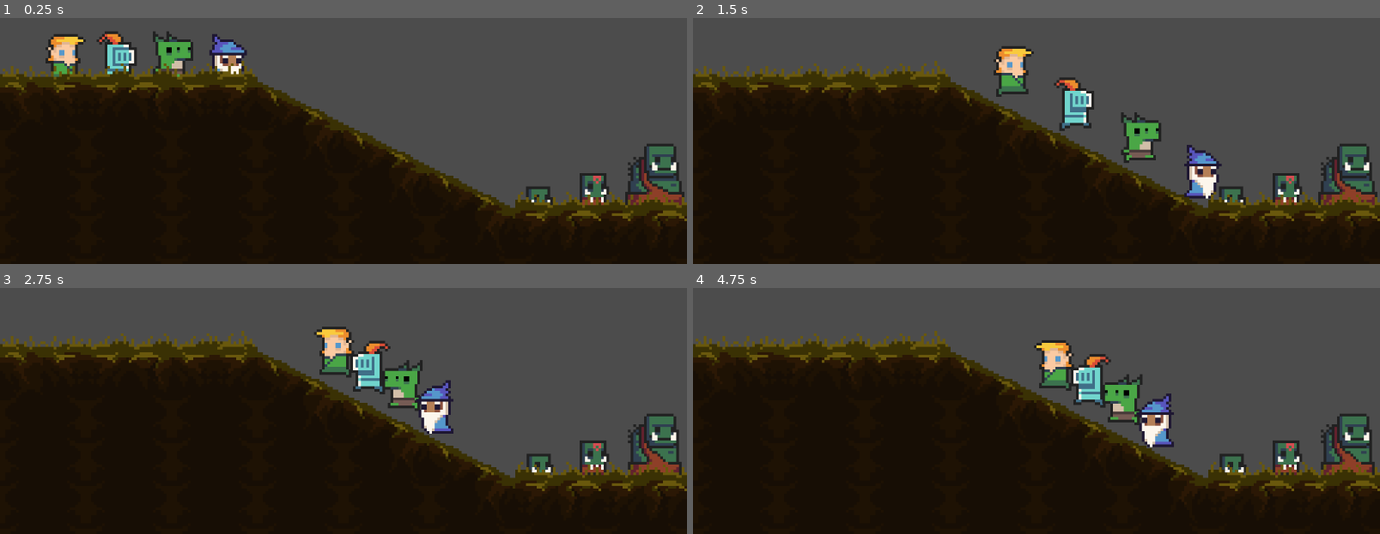
Above: before the commit, frames 1-4 (two rows, left to right).
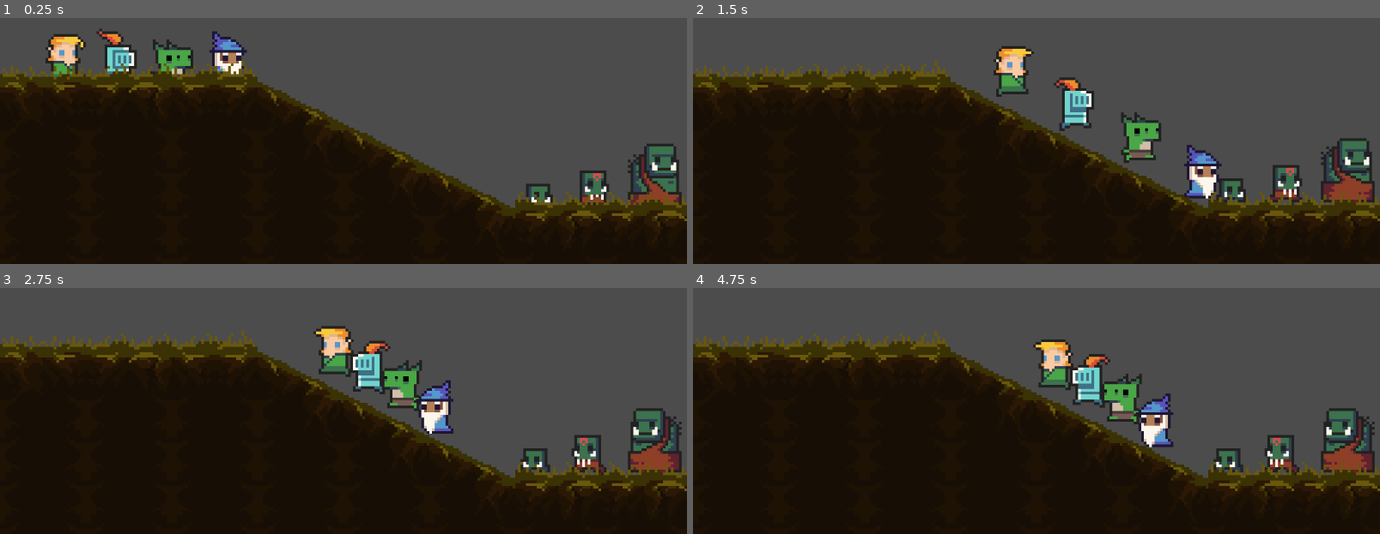
Above: after the commit, the same moments.

Repository: giordanorn/tfgoe
Game: Godot game, scene res://Levels/Test.tscn
The game is run twice, just before and just after one commit, with the same random seed, the same clock (stepped at 60 frames per second) and the same inputs.
Inputs:
- Up to frame 1 (0.25 s): no input
- Up to frame 2 (1.5 s): tap Enter (ui_accept) at 0.5, 0.77 s; hold Right (ui_right) from 0.53 s (still down)
- Up to frame 3 (2.75 s): tap Enter (ui_accept) at 1.52 s; release Right (ui_right) at 2.03 s; hold Left (ui_left) from 2.03 s (still down)
- Up to frame 4 (4.75 s): release Left (ui_left) at 2.78 s; hold Right (ui_right) 2.78-4.28 s; tap Enter (ui_accept) at 3.02, 3.77, 4.52 s; hold Left (ui_left) from 4.28 s (still down)

The runs differ from the first frame. In frame 1, 2.0% of the frame differs, in the area x 11-100%, y 4-77%; in frame 2, 1.9%; in frame 3, 2.7%; in frame 4, 3.2%, in the area x 49-100%, y 20-76%.

Commit message:
Script Character.gd adicionado a todos os personagens

Diff:
--- a/Objects/Foes/Demons/DemonBatedor.tscn
+++ b/Objects/Foes/Demons/DemonBatedor.tscn
@@ -1,6 +1,6 @@
 [gd_scene load_steps=12 format=2]
 
-[ext_resource path="res://Scripts/Mobs/generic_mob_movement.gd" type="Script" id=1]
+[ext_resource path="res://Scripts/Character.gd" type="Script" id=1]
 [ext_resource path="res://Sprites/Characters/Bodies/chort_idle_anim_f0.png" type="Texture" id=2]
 [ext_resource path="res://Sprites/Characters/Bodies/chort_idle_anim_f1.png" type="Texture" id=3]
 [ext_resource path="res://Sprites/Characters/Bodies/chort_idle_anim_f2.png" type="Texture" id=4]
@@ -41,6 +41,6 @@
 [node name="AnimatedSprite" type="AnimatedSprite" parent="."]
 frames = SubResource( 2 )
 animation = "idle"
-frame = 3
+frame = 2
 playing = true
 offset = Vector2( 0, -4 )
--- a/Objects/Foes/Demons/DemonBoss.tscn
+++ b/Objects/Foes/Demons/DemonBoss.tscn
@@ -1,6 +1,6 @@
 [gd_scene load_steps=12 format=2]
 
-[ext_resource path="res://Scripts/Mobs/generic_mob_movement.gd" type="Script" id=1]
+[ext_resource path="res://Scripts/Character.gd" type="Script" id=1]
 [ext_resource path="res://Sprites/Characters/Bodies/big_demon_idle_anim_f0.png" type="Texture" id=2]
 [ext_resource path="res://Sprites/Characters/Bodies/big_demon_idle_anim_f1.png" type="Texture" id=3]
 [ext_resource path="res://Sprites/Characters/Bodies/big_demon_idle_anim_f2.png" type="Texture" id=4]
--- a/Objects/Foes/Demons/DemonPerseguidor.tscn
+++ b/Objects/Foes/Demons/DemonPerseguidor.tscn
@@ -1,6 +1,6 @@
 [gd_scene load_steps=12 format=2]
 
-[ext_resource path="res://Scripts/Mobs/generic_mob_movement.gd" type="Script" id=1]
+[ext_resource path="res://Scripts/Character.gd" type="Script" id=1]
 [ext_resource path="res://Sprites/Characters/Bodies/imp_idle_anim_f0.png" type="Texture" id=2]
 [ext_resource path="res://Sprites/Characters/Bodies/imp_idle_anim_f1.png" type="Texture" id=3]
 [ext_resource path="res://Sprites/Characters/Bodies/imp_idle_anim_f2.png" type="Texture" id=4]
@@ -28,18 +28,18 @@
 
 [node name="DemonPerseguidor" type="KinematicBody2D" groups=[
 "character",
+"enemy",
+"perseguidor",
 "demon",
-"perseguidor",
-"enemy",
 ]]
 script = ExtResource( 1 )
 
 [node name="CollisionShape2D" type="CollisionShape2D" parent="."]
 position = Vector2( 0, 1 )
-shape = SubResource( 3 )
+shape = SubResource( 1 )
 
 [node name="AnimatedSprite" type="AnimatedSprite" parent="."]
 frames = SubResource( 2 )
 animation = "idle"
-frame = 1
+frame = 3
 playing = true
--- a/Objects/Foes/Demons/DemonTanker.tscn
+++ b/Objects/Foes/Demons/DemonTanker.tscn
@@ -1,6 +1,6 @@
 [gd_scene load_steps=12 format=2]
 
-[ext_resource path="res://Scripts/Mobs/generic_mob_movement.gd" type="Script" id=1]
+[ext_resource path="res://Scripts/Character.gd" type="Script" id=1]
 [ext_resource path="res://Sprites/Characters/Bodies/wogol_idle_anim_f0.png" type="Texture" id=2]
 [ext_resource path="res://Sprites/Characters/Bodies/wogol_idle_anim_f1.png" type="Texture" id=3]
 [ext_resource path="res://Sprites/Characters/Bodies/wogol_idle_anim_f2.png" type="Texture" id=4]
@@ -40,6 +40,6 @@
 [node name="AnimatedSprite" type="AnimatedSprite" parent="."]
 frames = SubResource( 2 )
 animation = "idle"
-frame = 2
+frame = 3
 playing = true
 offset = Vector2( 0, -2 )
--- a/Objects/Foes/Demons/DemonXama.tscn
+++ b/Objects/Foes/Demons/DemonXama.tscn
@@ -1,6 +1,6 @@
 [gd_scene load_steps=12 format=2]
 
-[ext_resource path="res://Scripts/Mobs/generic_mob_movement.gd" type="Script" id=1]
+[ext_resource path="res://Scripts/Character.gd" type="Script" id=1]
 [ext_resource path="res://Sprites/Characters/Bodies/necromancer_idle_anim_f0.png" type="Texture" id=2]
 [ext_resource path="res://Sprites/Characters/Bodies/necromancer_idle_anim_f1.png" type="Texture" id=3]
 [ext_resource path="res://Sprites/Characters/Bodies/necromancer_idle_anim_f2.png" type="Texture" id=4]
@@ -40,6 +40,6 @@
 [node name="AnimatedSprite" type="AnimatedSprite" parent="."]
 frames = SubResource( 2 )
 animation = "idle"
-frame = 3
+frame = 1
 playing = true
 offset = Vector2( 0, -2 )
--- a/Objects/Foes/Orcs/OrcBatedor.tscn
+++ b/Objects/Foes/Orcs/OrcBatedor.tscn
@@ -1,6 +1,6 @@
 [gd_scene load_steps=12 format=2]
 
-[ext_resource path="res://Scripts/Mobs/generic_mob_movement.gd" type="Script" id=1]
+[ext_resource path="res://Scripts/Character.gd" type="Script" id=1]
 [ext_resource path="res://Sprites/Characters/Bodies/orc_warrior_idle_anim_f0.png" type="Texture" id=2]
 [ext_resource path="res://Sprites/Characters/Bodies/orc_warrior_idle_anim_f1.png" type="Texture" id=3]
 [ext_resource path="res://Sprites/Characters/Bodies/orc_warrior_idle_anim_f2.png" type="Texture" id=4]
@@ -41,6 +41,6 @@
 [node name="AnimatedSprite" type="AnimatedSprite" parent="."]
 frames = SubResource( 2 )
 animation = "idle"
-frame = 3
+frame = 1
 playing = true
 offset = Vector2( -1, -2 )
--- a/Objects/Foes/Orcs/OrcBoss.tscn
+++ b/Objects/Foes/Orcs/OrcBoss.tscn
@@ -1,6 +1,6 @@
 [gd_scene load_steps=12 format=2]
 
-[ext_resource path="res://Scripts/Mobs/generic_mob_movement.gd" type="Script" id=1]
+[ext_resource path="res://Scripts/Character.gd" type="Script" id=1]
 [ext_resource path="res://Sprites/Characters/Bodies/ogre_idle_anim_f0.png" type="Texture" id=2]
 [ext_resource path="res://Sprites/Characters/Bodies/ogre_idle_anim_f1.png" type="Texture" id=3]
 [ext_resource path="res://Sprites/Characters/Bodies/ogre_idle_anim_f2.png" type="Texture" id=4]
@@ -41,5 +41,6 @@
 [node name="AnimatedSprite" type="AnimatedSprite" parent="."]
 frames = SubResource( 2 )
 animation = "idle"
+frame = 1
 playing = true
 offset = Vector2( 0, -8 )
--- a/Objects/Foes/Orcs/OrcPerseguidor.tscn
+++ b/Objects/Foes/Orcs/OrcPerseguidor.tscn
@@ -1,6 +1,6 @@
 [gd_scene load_steps=12 format=2]
 
-[ext_resource path="res://Scripts/Mobs/generic_mob_movement.gd" type="Script" id=1]
+[ext_resource path="res://Scripts/Character.gd" type="Script" id=1]
 [ext_resource path="res://Sprites/Characters/Bodies/goblin_idle_anim_f0.png" type="Texture" id=2]
 [ext_resource path="res://Sprites/Characters/Bodies/goblin_idle_anim_f1.png" type="Texture" id=3]
 [ext_resource path="res://Sprites/Characters/Bodies/goblin_idle_anim_f2.png" type="Texture" id=4]
@@ -42,5 +42,5 @@
 position = Vector2( 0, -4 )
 frames = SubResource( 2 )
 animation = "idle"
-frame = 1
+frame = 2
 playing = true
--- a/Objects/Foes/Orcs/OrcTanker.tscn
+++ b/Objects/Foes/Orcs/OrcTanker.tscn
@@ -1,6 +1,6 @@
 [gd_scene load_steps=12 format=2]
 
-[ext_resource path="res://Scripts/Mobs/generic_mob_movement.gd" type="Script" id=1]
+[ext_resource path="res://Scripts/Character.gd" type="Script" id=1]
 [ext_resource path="res://Sprites/Characters/Bodies/masked_orc_idle_anim_f0.png" type="Texture" id=2]
 [ext_resource path="res://Sprites/Characters/Bodies/masked_orc_idle_anim_f1.png" type="Texture" id=3]
 [ext_resource path="res://Sprites/Characters/Bodies/masked_orc_idle_anim_f2.png" type="Texture" id=4]
@@ -41,6 +41,6 @@
 [node name="AnimatedSprite" type="AnimatedSprite" parent="."]
 frames = SubResource( 2 )
 animation = "idle"
-frame = 1
+frame = 3
 playing = true
 offset = Vector2( -1, -2 )
--- a/Objects/Foes/Orcs/OrcXama.tscn
+++ b/Objects/Foes/Orcs/OrcXama.tscn
@@ -1,6 +1,6 @@
 [gd_scene load_steps=12 format=2]
 
-[ext_resource path="res://Scripts/Mobs/generic_mob_movement.gd" type="Script" id=1]
+[ext_resource path="res://Scripts/Character.gd" type="Script" id=1]
 [ext_resource path="res://Sprites/Characters/Bodies/orc_shaman_idle_anim_f0.png" type="Texture" id=2]
 [ext_resource path="res://Sprites/Characters/Bodies/orc_shaman_idle_anim_f1.png" type="Texture" id=3]
 [ext_resource path="res://Sprites/Characters/Bodies/orc_shaman_idle_anim_f2.png" type="Texture" id=4]
@@ -41,5 +41,5 @@
 position = Vector2( 0, -2 )
 frames = SubResource( 2 )
 animation = "idle"
-frame = 1
+frame = 2
 playing = true
--- a/Objects/Foes/Undeads/UndeadBatedor.tscn
+++ b/Objects/Foes/Undeads/UndeadBatedor.tscn
@@ -1,6 +1,6 @@
 [gd_scene load_steps=12 format=2]
 
-[ext_resource path="res://Scripts/Mobs/generic_mob_movement.gd" type="Script" id=1]
+[ext_resource path="res://Scripts/Character.gd" type="Script" id=1]
 [ext_resource path="res://Sprites/Characters/Bodies/zombie_idle_anim_f0.png" type="Texture" id=2]
 [ext_resource path="res://Sprites/Characters/Bodies/zombie_idle_anim_f1.png" type="Texture" id=3]
 [ext_resource path="res://Sprites/Characters/Bodies/zombie_idle_anim_f2.png" type="Texture" id=4]
@@ -40,5 +40,4 @@
 [node name="AnimatedSprite" type="AnimatedSprite" parent="."]
 frames = SubResource( 2 )
 animation = "run"
-frame = 2
 playing = true
--- a/Objects/Foes/Undeads/UndeadBoss.tscn
+++ b/Objects/Foes/Undeads/UndeadBoss.tscn
@@ -1,6 +1,6 @@
 [gd_scene load_steps=12 format=2]
 
-[ext_resource path="res://Scripts/Mobs/generic_mob_movement.gd" type="Script" id=1]
+[ext_resource path="res://Scripts/Character.gd" type="Script" id=1]
 [ext_resource path="res://Sprites/Characters/Bodies/big_zombie_idle_anim_f0.png" type="Texture" id=2]
 [ext_resource path="res://Sprites/Characters/Bodies/big_zombie_idle_anim_f1.png" type="Texture" id=3]
 [ext_resource path="res://Sprites/Characters/Bodies/big_zombie_idle_anim_f2.png" type="Texture" id=4]
@@ -41,5 +41,6 @@
 [node name="AnimatedSprite" type="AnimatedSprite" parent="."]
 frames = SubResource( 2 )
 animation = "idle"
+frame = 2
 playing = true
 offset = Vector2( 0, -9 )
--- a/Objects/Foes/Undeads/UndeadPerseguidor.tscn
+++ b/Objects/Foes/Undeads/UndeadPerseguidor.tscn
@@ -1,6 +1,6 @@
 [gd_scene load_steps=12 format=2]
 
-[ext_resource path="res://Scripts/Mobs/generic_mob_movement.gd" type="Script" id=1]
+[ext_resource path="res://Scripts/Character.gd" type="Script" id=1]
 [ext_resource path="res://Sprites/Characters/Bodies/tiny_zombie_idle_anim_f0.png" type="Texture" id=2]
 [ext_resource path="res://Sprites/Characters/Bodies/tiny_zombie_idle_anim_f1.png" type="Texture" id=3]
 [ext_resource path="res://Sprites/Characters/Bodies/tiny_zombie_idle_anim_f2.png" type="Texture" id=4]
--- a/Objects/Foes/Undeads/UndeadTanker.tscn
+++ b/Objects/Foes/Undeads/UndeadTanker.tscn
@@ -1,6 +1,6 @@
 [gd_scene load_steps=12 format=2]
 
-[ext_resource path="res://Scripts/Mobs/generic_mob_movement.gd" type="Script" id=1]
+[ext_resource path="res://Scripts/Character.gd" type="Script" id=1]
 [ext_resource path="res://Sprites/Characters/Bodies/swampy_idle_anim_f0.png" type="Texture" id=2]
 [ext_resource path="res://Sprites/Characters/Bodies/swampy_idle_anim_f1.png" type="Texture" id=3]
 [ext_resource path="res://Sprites/Characters/Bodies/swampy_idle_anim_f2.png" type="Texture" id=4]
@@ -28,9 +28,9 @@
 
 [node name="UndeadTanker" type="KinematicBody2D" groups=[
 "character",
+"enemy",
+"tanker",
 "undead",
-"tanker",
-"enemy",
 ]]
 script = ExtResource( 1 )
 
@@ -40,5 +40,4 @@
 [node name="AnimatedSprite" type="AnimatedSprite" parent="."]
 frames = SubResource( 2 )
 animation = "run"
-frame = 1
 playing = true
--- a/Objects/Foes/Undeads/UndeadXama.tscn
+++ b/Objects/Foes/Undeads/UndeadXama.tscn
@@ -1,6 +1,6 @@
 [gd_scene load_steps=12 format=2]
 
-[ext_resource path="res://Scripts/Mobs/generic_mob_movement.gd" type="Script" id=1]
+[ext_resource path="res://Scripts/Character.gd" type="Script" id=1]
 [ext_resource path="res://Sprites/Characters/Bodies/skelet_idle_anim_f0.png" type="Texture" id=2]
 [ext_resource path="res://Sprites/Characters/Bodies/skelet_idle_anim_f1.png" type="Texture" id=3]
 [ext_resource path="res://Sprites/Characters/Bodies/skelet_idle_anim_f2.png" type="Texture" id=4]
@@ -40,5 +40,5 @@
 [node name="AnimatedSprite" type="AnimatedSprite" parent="."]
 frames = SubResource( 2 )
 animation = "idle"
-frame = 2
+frame = 3
 playing = true
--- a/Objects/Players/Elf.tscn
+++ b/Objects/Players/Elf.tscn
@@ -1,6 +1,6 @@
 [gd_scene load_steps=16 format=2]
 
-[ext_resource path="res://Scripts/Player/Player.gd" type="Script" id=1]
+[ext_resource path="res://Scripts/Character.gd" type="Script" id=1]
 [ext_resource path="res://Sprites/Characters/Bodies/elf_m_idle_anim_f0.png" type="Texture" id=2]
 [ext_resource path="res://Sprites/Characters/Bodies/elf_m_idle_anim_f1.png" type="Texture" id=3]
 [ext_resource path="res://Sprites/Characters/Bodies/elf_m_idle_anim_f2.png" type="Texture" id=4]
@@ -49,7 +49,7 @@
 [node name="AnimatedSprite" type="AnimatedSprite" parent="."]
 frames = SubResource( 2 )
 animation = "idle"
-frame = 3
+frame = 1
 playing = true
 offset = Vector2( 0, -6 )
 
--- a/Objects/Players/Knight.tscn
+++ b/Objects/Players/Knight.tscn
@@ -1,6 +1,6 @@
 [gd_scene load_steps=16 format=2]
 
-[ext_resource path="res://Scripts/Player/Player.gd" type="Script" id=1]
+[ext_resource path="res://Scripts/Character.gd" type="Script" id=1]
 [ext_resource path="res://Sprites/Characters/Bodies/knight_m_idle_anim_f0.png" type="Texture" id=2]
 [ext_resource path="res://Sprites/Characters/Bodies/knight_m_idle_anim_f1.png" type="Texture" id=3]
 [ext_resource path="res://Sprites/Characters/Bodies/knight_m_idle_anim_f2.png" type="Texture" id=4]
@@ -50,7 +50,6 @@
 position = Vector2( 0, -6 )
 frames = SubResource( 2 )
 animation = "idle"
-frame = 1
 playing = true
 
 [node name="KeyboardMovement" parent="." instance=ExtResource( 11 )]
--- a/Objects/Players/Lizard.tscn
+++ b/Objects/Players/Lizard.tscn
@@ -1,6 +1,6 @@
 [gd_scene load_steps=16 format=2]
 
-[ext_resource path="res://Scripts/Player/Player.gd" type="Script" id=1]
+[ext_resource path="res://Scripts/Character.gd" type="Script" id=1]
 [ext_resource path="res://Sprites/Characters/Bodies/lizard_m_idle_anim_f0.png" type="Texture" id=2]
 [ext_resource path="res://Sprites/Characters/Bodies/lizard_m_idle_anim_f1.png" type="Texture" id=3]
 [ext_resource path="res://Sprites/Characters/Bodies/lizard_m_idle_anim_f2.png" type="Texture" id=4]
@@ -50,7 +50,6 @@
 position = Vector2( 0, -6 )
 frames = SubResource( 2 )
 animation = "idle"
-frame = 2
 playing = true
 
 [node name="KeyboardMovement" parent="." instance=ExtResource( 11 )]
--- a/Objects/Players/Wizard.tscn
+++ b/Objects/Players/Wizard.tscn
@@ -1,6 +1,6 @@
 [gd_scene load_steps=16 format=2]
 
-[ext_resource path="res://Scripts/Player/Player.gd" type="Script" id=1]
+[ext_resource path="res://Scripts/Character.gd" type="Script" id=1]
 [ext_resource path="res://Sprites/Characters/Bodies/wizzard_m_idle_anim_f0.png" type="Texture" id=2]
 [ext_resource path="res://Sprites/Characters/Bodies/wizzard_m_idle_anim_f1.png" type="Texture" id=3]
 [ext_resource path="res://Sprites/Characters/Bodies/wizzard_m_idle_anim_f2.png" type="Texture" id=4]
@@ -50,7 +50,7 @@
 position = Vector2( 0, -6 )
 frames = SubResource( 2 )
 animation = "idle"
-frame = 1
+frame = 2
 playing = true
 
 [node name="KeyboardMovement" parent="." instance=ExtResource( 11 )]
--- a/Scripts/Mobs/generic_mob_movement.gd
+++ /dev/null
@@ -1,30 +0,0 @@
-extends KinematicBody2D
-
-const UP = Vector2(0,-1)
-var move = Vector2()
-export var speedX = 100
-export var gravity = 300
-
-func _ready():
-	pass
-
-func movement(direction):
-	if is_on_floor():
-		move.y=0
-	else:
-		move.y+=gravity
-	if direction=="right":
-		$AnimatedSprite.flip_h=false
-		$AnimatedSprite.animation="run"
-		move.x=speedX
-	elif direction=="left":
-		$AnimatedSprite.flip_h = true
-		$AnimatedSprite.animation="run"
-		move.x=-speedX
-	else:
-		$AnimatedSprite.animation="idle"
-		move.x=0
-	move_and_slide(move,UP)
-
-func _process(delta):
-	movement("")
Not shown: 1 places in Objects/Foes/Demons/DemonBatedor.tscn that only renumber resources
Not shown: 2 places in Objects/Foes/Demons/DemonBoss.tscn that only renumber resources
Not shown: 1 places in Objects/Foes/Demons/DemonPerseguidor.tscn that only renumber resources
Not shown: 1 places in Objects/Foes/Demons/DemonTanker.tscn that only renumber resources
Not shown: 1 places in Objects/Foes/Demons/DemonXama.tscn that only renumber resources
Not shown: 1 places in Objects/Foes/Orcs/OrcBatedor.tscn that only renumber resources
Not shown: 1 places in Objects/Foes/Orcs/OrcPerseguidor.tscn that only renumber resources
Not shown: 1 places in Objects/Foes/Orcs/OrcTanker.tscn that only renumber resources
Not shown: 1 places in Objects/Foes/Undeads/UndeadBatedor.tscn that only renumber resources
Not shown: 1 places in Objects/Foes/Undeads/UndeadBoss.tscn that only renumber resources
Not shown: 1 places in Objects/Foes/Undeads/UndeadPerseguidor.tscn that only renumber resources
Not shown: 1 places in Objects/Foes/Undeads/UndeadXama.tscn that only renumber resources
